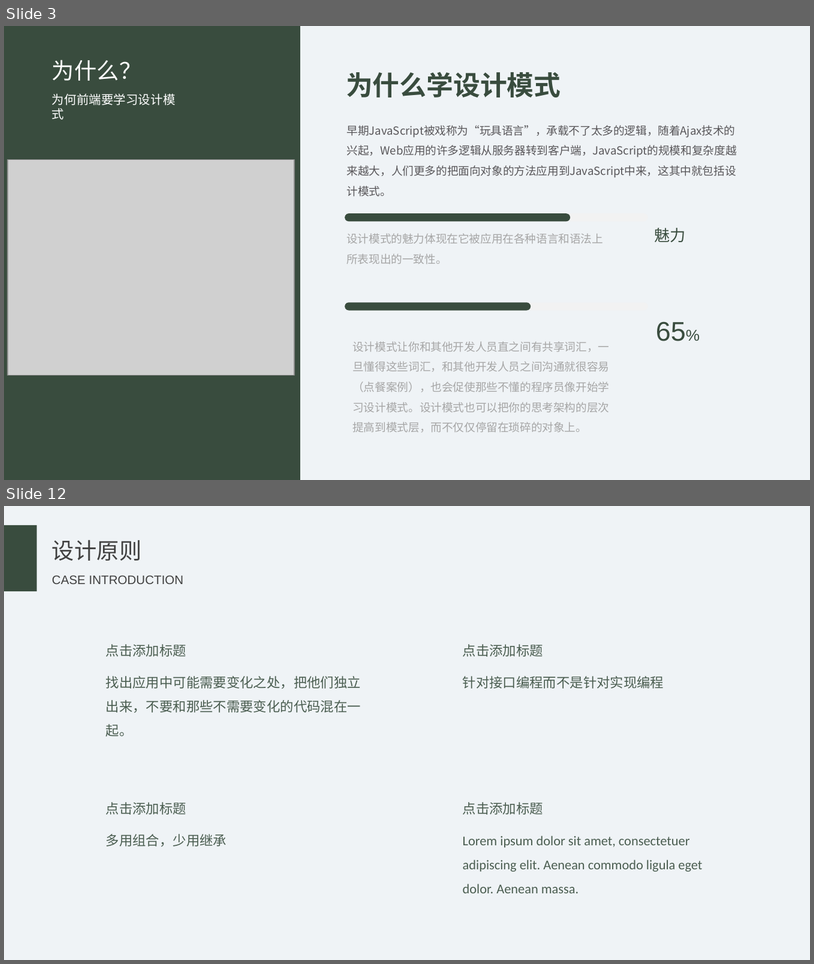
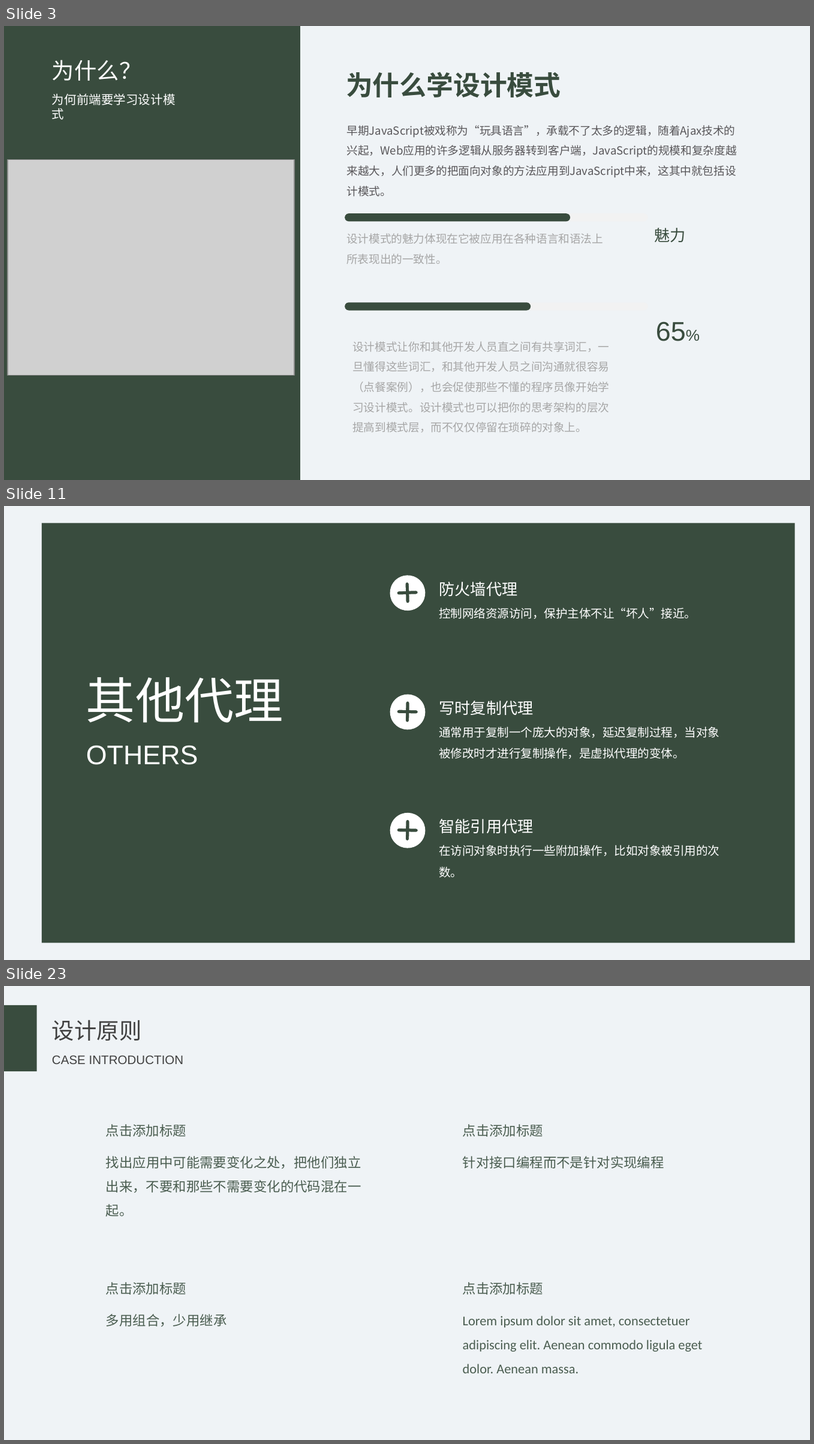
Before and after one commit to HTML-Worker/Design_Pattern_Sharing, a slide deck: doc/设计模式.pptx. Shown one above the other, each under a label of ours: slides 3 and 12 before the commit, slides 3, 11 and 23 after it; the slides between them are not shown. The pictures are 814x964 and 814x1444 pixels, drawn with LibreOffice and Linux fonts; fonts in the diff are those of the drawing; grey boxes stand for pictures. Boxes give left, top, right and bottom in pixels: in the first picture for what was removed or moved away, otherwise in the second. Text is boxed around its words. In the diff, an @@ line names an element or a change of style, - is before the commit and + after.

```diff
--- a/doc/设计模式.pptx
+++ b/doc/设计模式.pptx
@@ slide 11 added at (4,506,810,960), background #EFF3F6 @@
@@ rectangle added at (42,523,795,942), fill #394C3E @@
@@ freeform shape added at (383,568,433,618), fill #FFFFFF @@
@@ text added at (439,582,518,596), 14 pt, text #FFFFFF @@
+防火墙代理
@@ text added at (439,607,696,619), 10.5 pt, text #FFFFFF @@
+控制网络资源访问，保护主体不让“坏人”接近。
@@ text added at (86,677,283,723), 44 pt, text #FFFFFF @@
+其他代理
@@ freeform shape added at (383,687,433,737), fill #FFFFFF @@
@@ text added at (439,700,533,715), 14 pt, text #FFFFFF @@
+写时复制代理
@@ text added at (439,726,720,759), 10.5 pt, text #FFFFFF @@
+通常用于复制一个庞大的对象，延迟复制过程，当对象被修改时才进行复制操作，是虚拟代理的变体。
@@ text added at (86,745,198,765), 24 pt, text #FFFFFF @@
+OTHERS
@@ freeform shape added at (383,805,433,855), fill #FFFFFF @@
@@ text added at (439,819,533,833), 14 pt, text #FFFFFF @@
+智能引用代理
@@ text added at (439,844,720,877), 10.5 pt, text #FFFFFF @@
+在访问对象时执行一些附加操作，比如对象被引用的次数。
@@ what was slide 12 is now slide 23 @@
```
Also in this commit, not shown: 7 slides changed, 15 other slides added, 13 slides removed, 1 other file.
